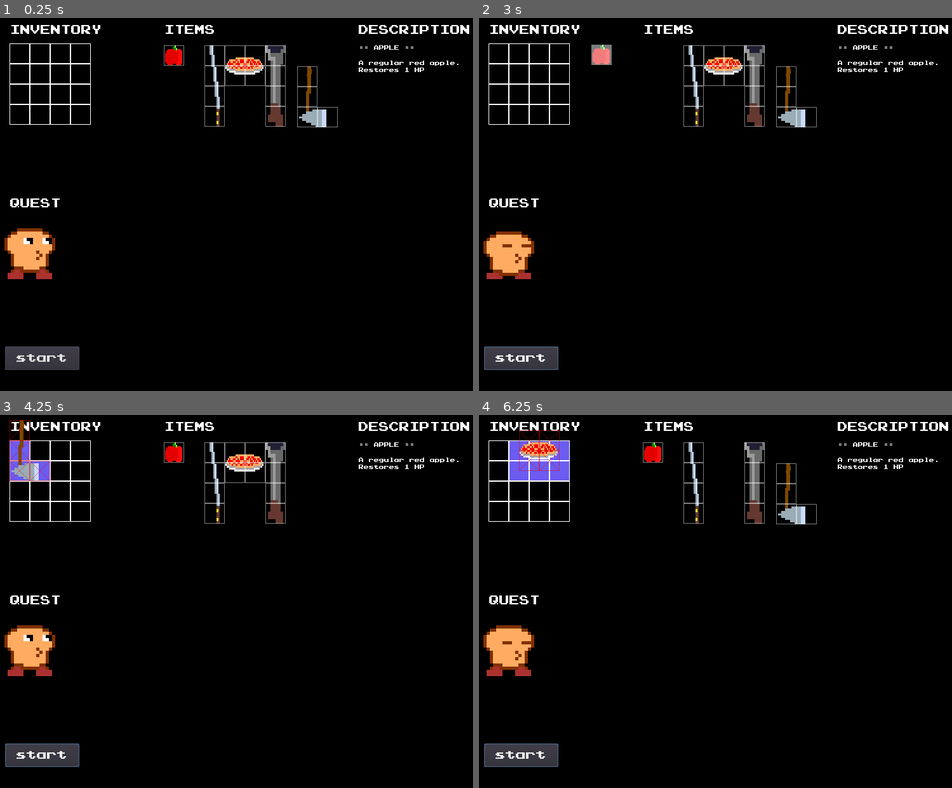
Above: before the commit, frames 1-4 (two rows, left to right).
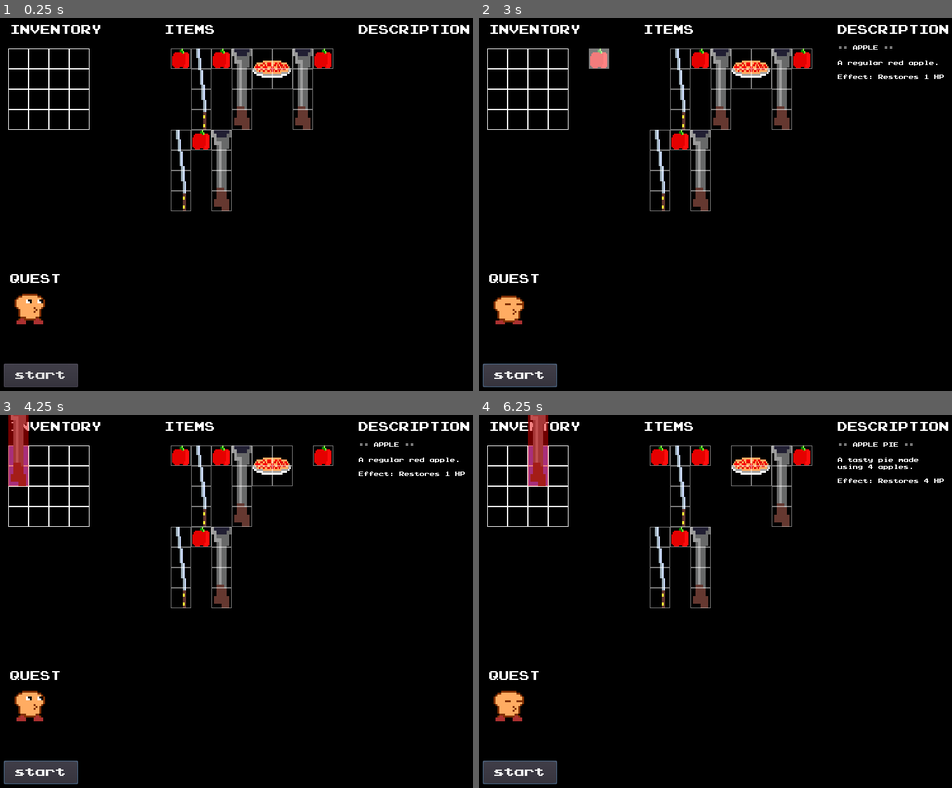
Above: after the commit, the same moments.

Repository: mcerdeira/inventory
Game: Godot game, scene res://scenes/Main.tscn
Two runs of this game, one before a commit and one after it. Both use one fixed random seed, a clock stepped at 60 frames per second and the inputs below.
Inputs (mouse positions are in pixels of both pictures, inside the frame that each line leads up to):
- Up to frame 1 (0.25 s): no input
- Up to frame 2 (3 s): click "start" at 0.5 s; click "start" at 1.25 s; click "start" at 2 s; drag from (654, 55) to (497, 55) at 2.77 s
- Up to frame 3 (4.25 s): drag from (307, 493) to (18, 452) at 3.52 s
- Up to frame 4 (6.25 s): tap Enter at 4.25 s; move the mouse to (691, 482) at 4.27 s; click (691, 482) at 4.42 s; drag from (753, 482) to (516, 452) at 5.02 s; drag from (724, 463) to (540, 452) at 5.77 s

The runs differ from the first frame. In frame 1, 8.8% of the frame differs, in the area x 0-97%, y 6-99%; in frame 2, 8.8%; in frame 3, 8.8%; in frame 4, 9.7%, in the area x 0-99%, y 0-99%.

Commit message:
Generacion random de items

Diff:
--- /dev/null
+++ b/src/scenes/Information.gd
@@ -0,0 +1,8 @@
+extends Node2D
+
+func _ready():
+	Global.ItemDataManager = self
+
+func receive_data(item):
+	$title.text = "== " + item.name.to_upper() + " =="
+	$description.text = item.description + "\n\nEffect: " + item.long_description
--- a/src/scenes/ItemI.gd
+++ b/src/scenes/ItemI.gd
@@ -1,12 +1,14 @@
 extends Node2D
-export var sprite : Texture
 var original_pos = null
 var in_inventory = false
 var in_invalid = false
+var GRID_STEP = 32
+var item_object = null
 
-func _ready():
+func set_type(item):
+	item_object = item
 	original_pos = position
-	$Sprite.texture = sprite
+	$Sprite.texture = load(item.resource)
 
 func _physics_process(delta):
 	if Global.dragging_obj == self:
@@ -33,9 +35,16 @@
 
 func _unhandled_input(event):
 	if Global.dragging_obj == self and event is InputEventMouseMotion:
-		position = event.position
+		var mousepos = get_global_mouse_position()
+		position = Vector2(stepify(mousepos.x, GRID_STEP), stepify(mousepos.y, GRID_STEP))
+
+func show_item_data():
+	Global.ItemDataManager.receive_data(item_object)
 
 func _on_Area2D_input_event(viewport, event, shape_idx):
+	if Global.dragging_obj == null and event is InputEventMouseMotion:
+		show_item_data()
+
 	if event is InputEventMouseButton and event.pressed:
 		if event.button_index == BUTTON_LEFT:
 			if Global.dragging_obj == null:
--- a/src/scenes/ItemI.tscn
+++ b/src/scenes/ItemI.tscn
@@ -6,27 +6,28 @@
 [ext_resource path="res://scenes/Area2D.gd" type="Script" id=4]
 
 [sub_resource type="RectangleShape2D" id=1]
-extents = Vector2( 15, 64 )
+extents = Vector2( 15, 63 )
 
 [node name="ItemI" type="Node2D"]
 script = ExtResource( 3 )
 
 [node name="Sprite" type="Sprite" parent="."]
+position = Vector2( 0, -16 )
 texture = ExtResource( 2 )
 
 [node name="ItemSlot" parent="." instance=ExtResource( 1 )]
-position = Vector2( 0, -48 )
+position = Vector2( 0, -64 )
 
 [node name="ItemSlot2" parent="." instance=ExtResource( 1 )]
-position = Vector2( 0, -16 )
+position = Vector2( 0, -32 )
 
 [node name="ItemSlot3" parent="." instance=ExtResource( 1 )]
-position = Vector2( 0, 16 )
 
 [node name="ItemSlot4" parent="." instance=ExtResource( 1 )]
-position = Vector2( 0, 48 )
+position = Vector2( 0, 32 )
 
 [node name="Area2D" type="Area2D" parent="."]
+position = Vector2( 0, -16 )
 script = ExtResource( 4 )
 
 [node name="CollisionShape2D" type="CollisionShape2D" parent="Area2D"]
--- a/src/scenes/ItemL.tscn
+++ b/src/scenes/ItemL.tscn
@@ -6,10 +6,10 @@
 [ext_resource path="res://scenes/Area2D.gd" type="Script" id=4]
 
 [sub_resource type="RectangleShape2D" id=1]
-extents = Vector2( 15.5, 47 )
+extents = Vector2( 15, 47 )
 
 [sub_resource type="RectangleShape2D" id=2]
-extents = Vector2( 22, 16 )
+extents = Vector2( 15, 15 )
 
 [node name="ItemL" type="Node2D"]
 script = ExtResource( 3 )
@@ -33,11 +33,10 @@
 script = ExtResource( 4 )
 
 [node name="collider" type="CollisionShape2D" parent="Area2D"]
-position = Vector2( 0.5, 0 )
 shape = SubResource( 1 )
 
 [node name="collider2" type="CollisionShape2D" parent="Area2D"]
-position = Vector2( 26, 32 )
+position = Vector2( 32, 32 )
 shape = SubResource( 2 )
 
 [connection signal="area_entered" from="Area2D" to="." method="_on_Area2D_area_entered"]
--- a/src/scenes/ItemO.tscn
+++ b/src/scenes/ItemO.tscn
@@ -6,31 +6,33 @@
 [ext_resource path="res://scenes/Area2D.gd" type="Script" id=4]
 
 [sub_resource type="RectangleShape2D" id=1]
-extents = Vector2( 32, 32 )
+extents = Vector2( 31, 31 )
 
 [node name="ItemO" type="Node2D"]
 script = ExtResource( 3 )
 
 [node name="Sprite" type="Sprite" parent="."]
-position = Vector2( 1.90735e-06, 1.90735e-06 )
+position = Vector2( 16, 16 )
 texture = ExtResource( 2 )
 
 [node name="ItemSlot" parent="." instance=ExtResource( 1 )]
-position = Vector2( -16, -16 )
+position = Vector2( -1.90735e-06, -1.90735e-06 )
 
 [node name="ItemSlot2" parent="." instance=ExtResource( 1 )]
-position = Vector2( 16, -16 )
+position = Vector2( 32, -1.90735e-06 )
 
 [node name="ItemSlot3" parent="." instance=ExtResource( 1 )]
-position = Vector2( -16, 16 )
+position = Vector2( -1.90735e-06, 32 )
 
 [node name="ItemSlot4" parent="." instance=ExtResource( 1 )]
-position = Vector2( 16, 16 )
+position = Vector2( 32, 32 )
 
 [node name="Area2D" type="Area2D" parent="."]
+position = Vector2( 16, 16 )
 script = ExtResource( 4 )
 
 [node name="CollisionShape2D" type="CollisionShape2D" parent="Area2D"]
+position = Vector2( 1.90735e-06, 1.90735e-06 )
 shape = SubResource( 1 )
 
 [connection signal="area_entered" from="Area2D" to="." method="_on_Area2D_area_entered"]
--- a/src/scenes/ItemSingle.tscn
+++ b/src/scenes/ItemSingle.tscn
@@ -6,7 +6,7 @@
 [ext_resource path="res://scenes/Area2D.gd" type="Script" id=4]
 
 [sub_resource type="RectangleShape2D" id=1]
-extents = Vector2( 15, 15.5 )
+extents = Vector2( 15, 15 )
 
 [node name="ItemSingle" type="Node2D"]
 script = ExtResource( 3 )
@@ -20,7 +20,6 @@
 script = ExtResource( 4 )
 
 [node name="CollisionShape2D" type="CollisionShape2D" parent="Area2D"]
-position = Vector2( 0, 0.5 )
 shape = SubResource( 1 )
 
 [connection signal="area_entered" from="Area2D" to="." method="_on_Area2D_area_entered"]
--- /dev/null
+++ b/src/scenes/Main.gd
@@ -0,0 +1,59 @@
+extends Node2D
+var x_to = 512
+var y_to = 224
+var ItemSingle = preload("res://scenes/ItemSingle.tscn")
+var ItemO = preload("res://scenes/ItemO.tscn")
+var ItemI = preload("res://scenes/ItemI.tscn")
+var ItemL = preload("res://scenes/ItemL.tscn")
+
+func _ready():
+	var _itm = null
+	var max_y = 0
+	var y_base = 0
+	var itm_x = null
+	var itm_y = null
+	var pos = null
+	for item in Global.RUN_ITEMS:
+		if itm_x == null:
+			itm_x = 288
+
+		if item.size == "single":
+			_itm = ItemSingle.instance()
+			itm_y = y_base + 64
+			pos = Vector2(itm_x, itm_y)
+			itm_x += 32
+			if max_y < 64:
+				max_y = 64
+
+		if item.size == "O":
+			_itm = ItemO.instance()
+			itm_y = y_base + 64
+			pos = Vector2(itm_x, itm_y)
+			itm_x += 64
+			if max_y < 64:
+				max_y = 64
+
+		if item.size == "I":
+			_itm = ItemI.instance()
+			itm_y = y_base + 128
+			pos = Vector2(itm_x, itm_y)
+			itm_x += 32
+			if max_y < 128:
+				max_y = 128
+
+		if item.size == "L":
+			_itm = ItemL.instance()
+			itm_y = y_base + 96
+			pos = Vector2(itm_x, itm_y)
+			itm_x += 64
+			if max_y < 96:
+				max_y = 96
+
+		if itm_x > x_to:
+			itm_x = null
+			y_base += max_y
+			max_y = 0
+
+		_itm.position = pos
+		_itm.set_type(item)
+		add_child(_itm)
--- a/src/scenes/Main.tscn
+++ b/src/scenes/Main.tscn
@@ -1,22 +1,15 @@
-[gd_scene load_steps=31 format=2]
+[gd_scene load_steps=24 format=2]
 
 [ext_resource path="res://fonts/prstartk.ttf" type="DynamicFontData" id=1]
 [ext_resource path="res://scenes/Slot.tscn" type="PackedScene" id=2]
-[ext_resource path="res://scenes/ItemSingle.tscn" type="PackedScene" id=3]
-[ext_resource path="res://sprites/katana_spr_0.png" type="Texture" id=4]
-[ext_resource path="res://scenes/ItemL.tscn" type="PackedScene" id=5]
+[ext_resource path="res://scenes/Information.gd" type="Script" id=3]
 [ext_resource path="res://art_vault/images/player_idle_spr_0.png" type="Texture" id=6]
 [ext_resource path="res://art_vault/images/player_idle_spr_1.png" type="Texture" id=7]
 [ext_resource path="res://art_vault/images/player_eyes_spr_1.png" type="Texture" id=8]
 [ext_resource path="res://art_vault/images/player_eyes_spr_0.png" type="Texture" id=9]
-[ext_resource path="res://scenes/ItemO.tscn" type="PackedScene" id=10]
-[ext_resource path="res://scenes/ItemI.tscn" type="PackedScene" id=11]
-[ext_resource path="res://sprites/gun_spr_0.png" type="Texture" id=12]
-[ext_resource path="res://sprites/apple_spr_0.png" type="Texture" id=13]
-[ext_resource path="res://sprites/axe_spr_0.png" type="Texture" id=14]
-[ext_resource path="res://sprites/apple_pie_spr_0.png" type="Texture" id=15]
 [ext_resource path="res://scenes/OutSide.gd" type="Script" id=16]
 [ext_resource path="res://scenes/InventoryArea.gd" type="Script" id=17]
+[ext_resource path="res://scenes/Main.gd" type="Script" id=18]
 
 [sub_resource type="DynamicFont" id=1]
 font_data = ExtResource( 1 )
@@ -54,10 +47,10 @@
 font_data = ExtResource( 1 )
 
 [sub_resource type="RectangleShape2D" id=9]
-extents = Vector2( 113.5, 10 )
+extents = Vector2( 113.5, 21 )
 
 [sub_resource type="RectangleShape2D" id=10]
-extents = Vector2( 96.25, 10 )
+extents = Vector2( 112.125, 10 )
 
 [sub_resource type="RectangleShape2D" id=11]
 extents = Vector2( 27.5, 92 )
@@ -69,54 +62,55 @@
 extents = Vector2( 64, 64 )
 
 [node name="Main" type="Node2D"]
+script = ExtResource( 18 )
 
 [node name="Slot" parent="." instance=ExtResource( 2 )]
-position = Vector2( 34, 56 )
+position = Vector2( 32, 64 )
 
 [node name="Slot2" parent="." instance=ExtResource( 2 )]
-position = Vector2( 66, 56 )
+position = Vector2( 64, 64 )
 
 [node name="Slot3" parent="." instance=ExtResource( 2 )]
-position = Vector2( 98, 56 )
+position = Vector2( 96, 64 )
 
 [node name="Slot4" parent="." instance=ExtResource( 2 )]
-position = Vector2( 130, 56 )
+position = Vector2( 128, 64 )
 
 [node name="Slot5" parent="." instance=ExtResource( 2 )]
-position = Vector2( 34, 88 )
+position = Vector2( 32, 96 )
 
 [node name="Slot6" parent="." instance=ExtResource( 2 )]
-position = Vector2( 66, 88 )
+position = Vector2( 64, 96 )
 
 [node name="Slot7" parent="." instance=ExtResource( 2 )]
-position = Vector2( 98, 88 )
+position = Vector2( 96, 96 )
 
 [node name="Slot8" parent="." instance=ExtResource( 2 )]
-position = Vector2( 130, 88 )
+position = Vector2( 128, 96 )
 
 [node name="Slot9" parent="." instance=ExtResource( 2 )]
-position = Vector2( 34, 120 )
+position = Vector2( 32, 128 )
 
 [node name="Slot10" parent="." instance=ExtResource( 2 )]
-position = Vector2( 66, 120 )
+position = Vector2( 64, 128 )
 
 [node name="Slot11" parent="." instance=ExtResource( 2 )]
-position = Vector2( 98, 120 )
+position = Vector2( 96, 128 )
 
 [node name="Slot12" parent="." instance=ExtResource( 2 )]
-position = Vector2( 130, 120 )
+position = Vector2( 128, 128 )
 
 [node name="Slot13" parent="." instance=ExtResource( 2 )]
-position = Vector2( 34, 152 )
+position = Vector2( 32, 160 )
 
 [node name="Slot14" parent="." instance=ExtResource( 2 )]
-position = Vector2( 66, 152 )
+position = Vector2( 64, 160 )
 
 [node name="Slot15" parent="." instance=ExtResource( 2 )]
-position = Vector2( 98, 152 )
+position = Vector2( 96, 160 )
 
 [node name="Slot16" parent="." instance=ExtResource( 2 )]
-position = Vector2( 130, 152 )
+position = Vector2( 128, 160 )
 
 [node name="lbl_title2" type="Label" parent="."]
 margin_left = 19.0
@@ -126,26 +120,6 @@
 custom_fonts/font = SubResource( 1 )
 text = "INVENTORY"
 
-[node name="ItemSingle" parent="." instance=ExtResource( 3 )]
-position = Vector2( 277, 59 )
-sprite = ExtResource( 13 )
-
-[node name="ItemL" parent="." instance=ExtResource( 5 )]
-position = Vector2( 487, 124 )
-sprite = ExtResource( 14 )
-
-[node name="ItemI" parent="." instance=ExtResource( 11 )]
-position = Vector2( 341, 107 )
-sprite = ExtResource( 4 )
-
-[node name="ItemI2" parent="." instance=ExtResource( 11 )]
-position = Vector2( 437, 107 )
-sprite = ExtResource( 12 )
-
-[node name="ItemO" parent="." instance=ExtResource( 10 )]
-position = Vector2( 389, 75 )
-sprite = ExtResource( 15 )
-
 [node name="lbl_title" type="Label" parent="."]
 margin_left = 262.0
 margin_top = 11.0
@@ -155,7 +129,7 @@
 text = "ITEMS"
 
 [node name="Quest" type="Node2D" parent="."]
-position = Vector2( 19, 284 )
+position = Vector2( 19, 403 )
 
 [node name="lbl_title" type="Label" parent="Quest"]
 margin_right = 40.0
@@ -164,16 +138,16 @@
 text = "QUEST"
 
 [node name="btn_start" type="Button" parent="Quest"]
-margin_left = -8.0
-margin_top = 233.0
-margin_right = 109.0
-margin_bottom = 270.0
+margin_left = -10.0
+margin_top = 141.0
+margin_right = 107.0
+margin_bottom = 178.0
 custom_fonts/font = SubResource( 4 )
 text = "start"
 
 [node name="player" type="Node2D" parent="Quest"]
-position = Vector2( 31, 87 )
-scale = Vector2( 5, 5 )
+position = Vector2( 31, 55 )
+scale = Vector2( 3, 3 )
 
 [node name="player" type="AnimatedSprite" parent="Quest/player"]
 frames = SubResource( 5 )
@@ -187,6 +161,7 @@
 
 [node name="Information" type="Node2D" parent="."]
 position = Vector2( 568, 11 )
+script = ExtResource( 3 )
 
 [node name="lbl_title" type="Label" parent="Information"]
 margin_right = 40.0
@@ -199,7 +174,6 @@
 margin_right = 221.0
 margin_bottom = 44.0
 custom_fonts/font = SubResource( 8 )
-text = "== APPLE =="
 autowrap = true
 
 [node name="description" type="Label" parent="Information"]
@@ -207,33 +181,31 @@
 margin_right = 175.0
 margin_bottom = 285.0
 custom_fonts/font = SubResource( 8 )
-text = "A regular red apple.
-Restores 1 HP"
 autowrap = true
 
 [node name="OutSide" type="Area2D" parent="."]
-position = Vector2( 68, 30 )
+position = Vector2( 64, 32 )
 script = ExtResource( 16 )
 
 [node name="CollisionShape2D" type="CollisionShape2D" parent="OutSide"]
-position = Vector2( 24.5, -15 )
+position = Vector2( 28, -9 )
 shape = SubResource( 9 )
 
 [node name="CollisionShape2D2" type="CollisionShape2D" parent="OutSide"]
-position = Vector2( 20.75, 168 )
+position = Vector2( 11.875, 162 )
 shape = SubResource( 10 )
 
 [node name="CollisionShape2D3" type="CollisionShape2D" parent="OutSide"]
-position = Vector2( 130, 72 )
+position = Vector2( 124, 66 )
 shape = SubResource( 11 )
 
 [node name="CollisionShape2D4" type="CollisionShape2D" parent="OutSide"]
-position = Vector2( -105, 76 )
+position = Vector2( -100, 66 )
 shape = SubResource( 12 )
 
 [node name="InventoryArea" type="Area2D" parent="."]
 script = ExtResource( 17 )
 
 [node name="CollisionShape2D" type="CollisionShape2D" parent="InventoryArea"]
-position = Vector2( 82, 104 )
+position = Vector2( 80, 112 )
 shape = SubResource( 13 )
--- a/src/scripts/Global.gd
+++ b/src/scripts/Global.gd
@@ -1,2 +1,101 @@
 extends Node
 var dragging_obj = null
+var HEALTH_ITEMS = []
+var WEAPON_ITEMS = []
+var RUN_ITEMS = []
+var SfxMuted = false
+var ItemDataManager = null
+
+var apple = {
+	"name": "Apple",
+	"description": "A regular red apple.",
+	"long_description": "Restores 1 HP",
+	"type": "health",
+	"value" : 1,
+	"size": "single",
+	"resource": "res://sprites/apple_spr_0.png",
+}
+
+var apple_pie = {
+	"name": "Apple pie",
+	"description": "A tasty pie made using 4 apples.",
+	"long_description": "Restores 4 HP",
+	"type": "health",
+	"value" : 4,
+	"size": "O",
+	"resource": "res://sprites/apple_pie_spr_0.png",
+}
+
+var katana = {
+	"name": "Katana",
+	"description": "The fiercest weapon from japan.",
+	"long_description": "Melee weapon that causes 3 dmg.",
+	"type": "melee",
+	"value" : 3,
+	"size": "I",
+	"resource":"res://sprites/katana_spr_0.png"
+}
+
+var axe = {
+	"name": "Axe",
+	"description": "An Axe, made for cutting wood.",
+	"long_description": "Melee weapon that causes 2 dmg.",
+	"type": "melee",
+	"value" : 2,
+	"size": "L",
+	"resource": "res://sprites/axe_spr_0.png"
+}
+
+var shotgun = {
+	"name": "Shotgun",
+	"description": "A rusty but functional shotgun.",
+	"long_description": "Range weapon that causes 2 dmg.",
+	"type": "range",
+	"value" : 2,
+	"size": "I",
+	"resource":"res://sprites/gun_spr_0.png"
+}
+
+func _ready():
+	#Iniciar random
+	randomize()
+	#Inicializar pools
+	HEALTH_ITEMS.push_back(apple)
+	HEALTH_ITEMS.push_back(apple_pie)
+	WEAPON_ITEMS.push_back(shotgun)
+	WEAPON_ITEMS.push_back(axe)
+	WEAPON_ITEMS.push_back(katana)
+	#Create run
+	for i in range(5):
+		var h = pick_random(HEALTH_ITEMS)
+		var w = pick_random(WEAPON_ITEMS)
+		RUN_ITEMS.append(h)
+		RUN_ITEMS.append(w)
+
+func pick_random(container):
+	if typeof(container) == TYPE_DICTIONARY:
+		return container.values()[randi() % container.size() ]
+	assert( typeof(container) in [
+			TYPE_ARRAY, TYPE_COLOR_ARRAY, TYPE_INT_ARRAY,
+			TYPE_RAW_ARRAY, TYPE_REAL_ARRAY, TYPE_STRING_ARRAY,
+			TYPE_VECTOR2_ARRAY, TYPE_VECTOR3_ARRAY
+			], "ERROR: pick_random" )
+	return container[randi() % container.size()]
+
+func play_sound(stream: AudioStream, options:= {}) -> AudioStreamPlayer:
+	if SfxMuted:
+		return null
+	else:
+		var audio_stream_player = AudioStreamPlayer.new()
+
+		add_child(audio_stream_player)
+		audio_stream_player.stream = stream
+		audio_stream_player.bus = "SFX"
+
+		for prop in options.keys():
+			audio_stream_player.set(prop, options[prop])
+
+		audio_stream_player.play()
+		audio_stream_player.connect("finished", audio_stream_player, "queue_free")
+
+		return audio_stream_player
Binary file changed: src/sprites/slot2.png
